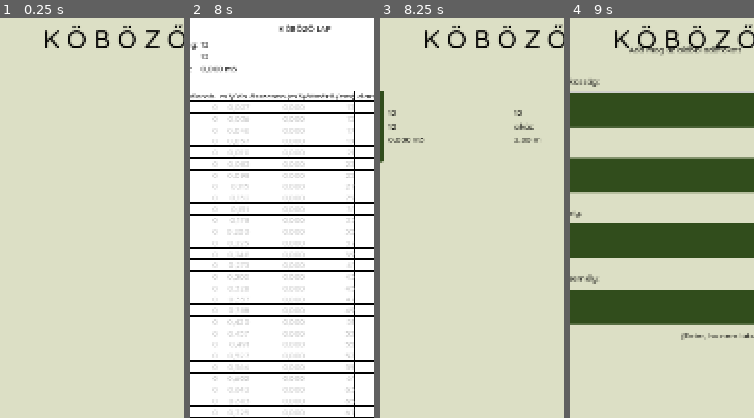
Above: before the commit, frames 1-4 (left to right).
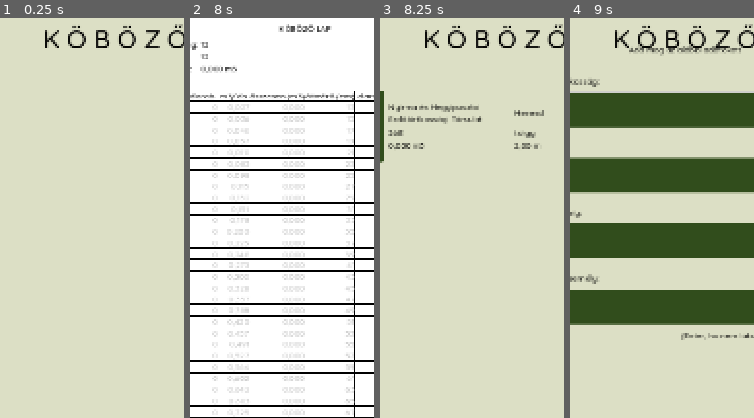
Above: after the commit, the same moments.

Repository: rolika/kob_g
Game: Godot game, scene res://main.tscn
Two runs of this game, one before a commit and one after it. Both use one fixed random seed, a clock stepped at 60 frames per second and the inputs below.
Inputs (mouse positions are % of the whole screen's width and height, from its top left):
- Up to frame 1 (0.25 s): no input
- Up to frame 2 (8 s): click (94, 3) at 0.52 s; click (51, 16) at 1.27 s; type "12" at 1.35 s; click (51, 24) at 1.5 s; type "12" at 1.58 s; click (51, 33) at 1.73 s; type "12" at 1.82 s; click (51, 41) at 2.02 s; type "12" at 2.1 s; click (50, 95) at 2.75 s; click (94, 3) at 3.52 s; click "akác" at 4.25 s; click "2,00 m" at 5 s; click (91, 14) at 5.77 s; click (9, 14) at 6.5 s; click "Kész!" at 7.25 s
- Up to frame 3 (8.25 s): click "12" at 8 s
- Up to frame 4 (9 s): click (91, 13) at 8.75 s
The pictures show only the part of the screen within x 19-69%, y 0-50%; the shares and areas given below are measured in that part.

Frames 1-2 are identical in both runs. In frame 3, 2.2% of the frame differs, in the area x 4-90%, y 21-33%; in frame 4, nothing differs.
Error in both runs: Invalid access to property or key 'submit' on a base object of type 'Node2D (session.gd)'. (res://scripts/main.gd:63)

Commit message:
sanitize pile card

Diff:
--- a/scenes/pile_card.tscn
+++ b/scenes/pile_card.tscn
@@ -4,9 +4,6 @@
 
 [node name="PileCard" type="Control"]
 layout_mode = 3
-anchors_preset = 0
-offset_top = -32.76
-offset_bottom = -32.76
 size_flags_horizontal = 0
 script = ExtResource("1_2mn5y")
 
@@ -22,13 +19,14 @@
 theme_override_constants/h_separation = 6
 theme_override_constants/v_separation = 6
 columns = 2
+metadata/_edit_use_anchors_ = true
 
 [node name="CompanyLabel" type="Label" parent="GridContainer"]
 custom_minimum_size = Vector2(240, 0)
 layout_mode = 2
 size_flags_vertical = 1
 theme_override_colors/font_color = Color(0, 0, 0, 1)
-text = "Nyirma és Hegyipusztai Ebt."
+text = "Nyirma és Hegyipusztai Erdőbirtkossági Társulat"
 vertical_alignment = 2
 autowrap_mode = 3
 
@@ -37,7 +35,7 @@
 size_flags_vertical = 1
 theme_override_colors/font_color = Color(0, 0, 0, 1)
 text = "Herend"
-vertical_alignment = 2
+vertical_alignment = 1
 
 [node name="SiteLabel" type="Label" parent="GridContainer"]
 layout_mode = 2
--- a/scripts/pile_card.gd
+++ b/scripts/pile_card.gd
@@ -1,17 +1,18 @@
 extends Control
 
-var pile: Pile
+var pile: Pile = null
 
-func _init(pile_arg: Pile = CurrentPile) -> void:
-    pile = pile_arg
+func _ready() -> void:
+    if pile != null:
+        $GridContainer/CompanyLabel.text = pile.company
+        $GridContainer/CityLabel.text = pile.city
+        $GridContainer/SiteLabel.text = pile.site
+        $GridContainer/TypeLabel.text = pile.type
 
 func _process(_delta: float) -> void:
-    $GridContainer/CompanyLabel.text = pile.company
-    $GridContainer/CityLabel.text = pile.city
-    $GridContainer/SiteLabel.text = pile.site
-    $GridContainer/TypeLabel.text = pile.type
-    $GridContainer/LengthLabel.text = pile.get_length_fmt()
-    $GridContainer/VolumeLabel.text = pile.get_total_volume_fmt()
+    if pile != null:
+        $GridContainer/LengthLabel.text = pile.get_length_fmt()
+        $GridContainer/VolumeLabel.text = pile.get_total_volume_fmt()
 
 func set_pile(pile_arg: Pile) -> void:
     pile = pile_arg
